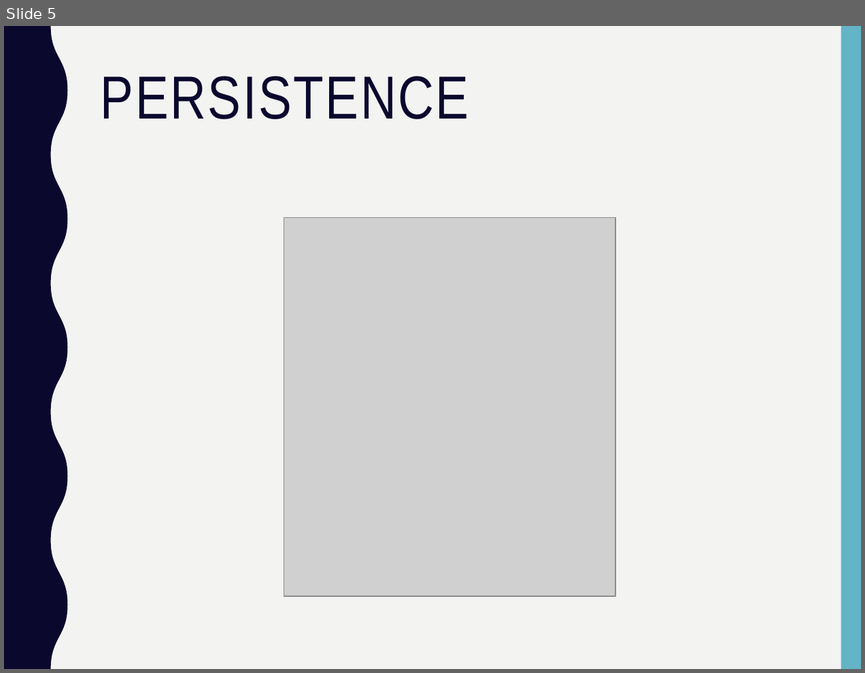
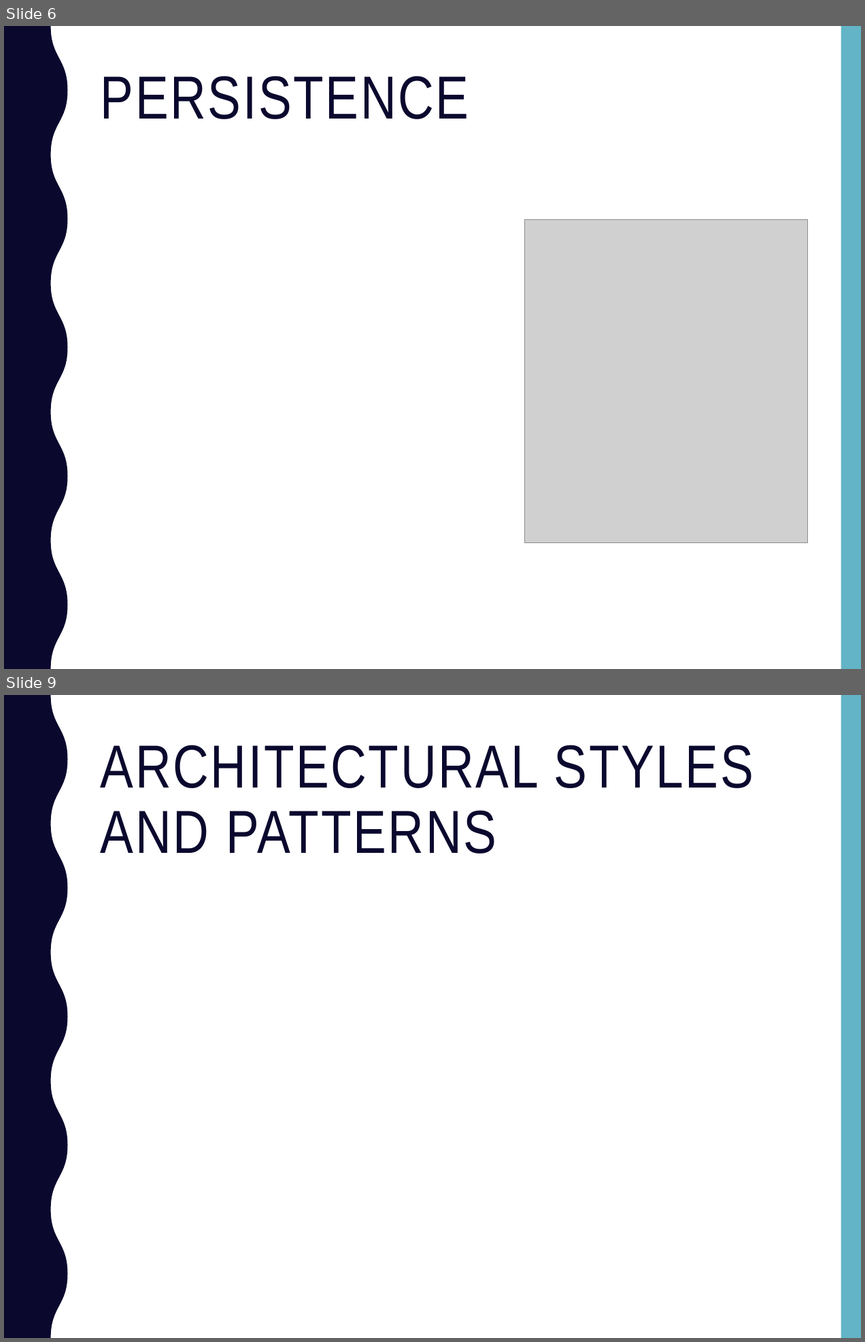
Before and after one commit to sergioCap/SE2project, a slide deck: 2_DesignDocument/presentation/SE2_DD_slides.pptx. Shown one above the other, each under a label of ours: slide 5 before the commit, slides 6 and 9 after it; the slides between them are not shown. The pictures are 865x673 and 865x1342 pixels, drawn with LibreOffice and Linux fonts; fonts in the diff are those of the drawing; grey boxes stand for pictures. Boxes give left, top, right and bottom in pixels: in the first picture for what was removed or moved away, otherwise in the second. Text is boxed around its words. In the diff, an @@ line names an element or a change of style, - is before the commit and + after.

```diff
--- a/2_DesignDocument/presentation/SE2_DD_slides.pptx
+++ b/2_DesignDocument/presentation/SE2_DD_slides.pptx
@@ slide 9 added at (x1=4, y1=695, x2=861, y2=1338), background #FFFFFF; not listed: 2 template elements that a slide beside it also shows @@
@@ title added at (x1=101, y1=745, x2=753, y2=853), 51 pt, text #0B082E @@
+ARCHITECTURAL STYLES AND PATTERNS
@@ what was slide 5 is now slide 6 @@
@@ slide 6 changed as well @@
@@ background #F3F3F2 to #FFFFFF @@
@@ picture resized from (x1=284, y1=217, x2=616, y2=596) to (x1=524, y1=220, x2=807, y2=543) @@
```
Also in this commit, not shown: 4 other slides changed, 5 other slides added, 2 slides removed.
